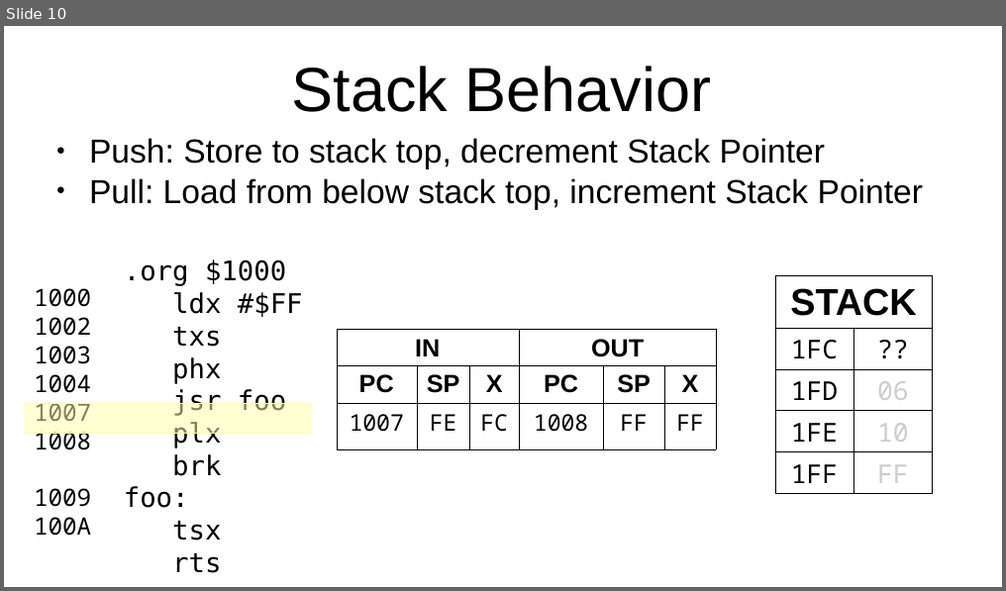
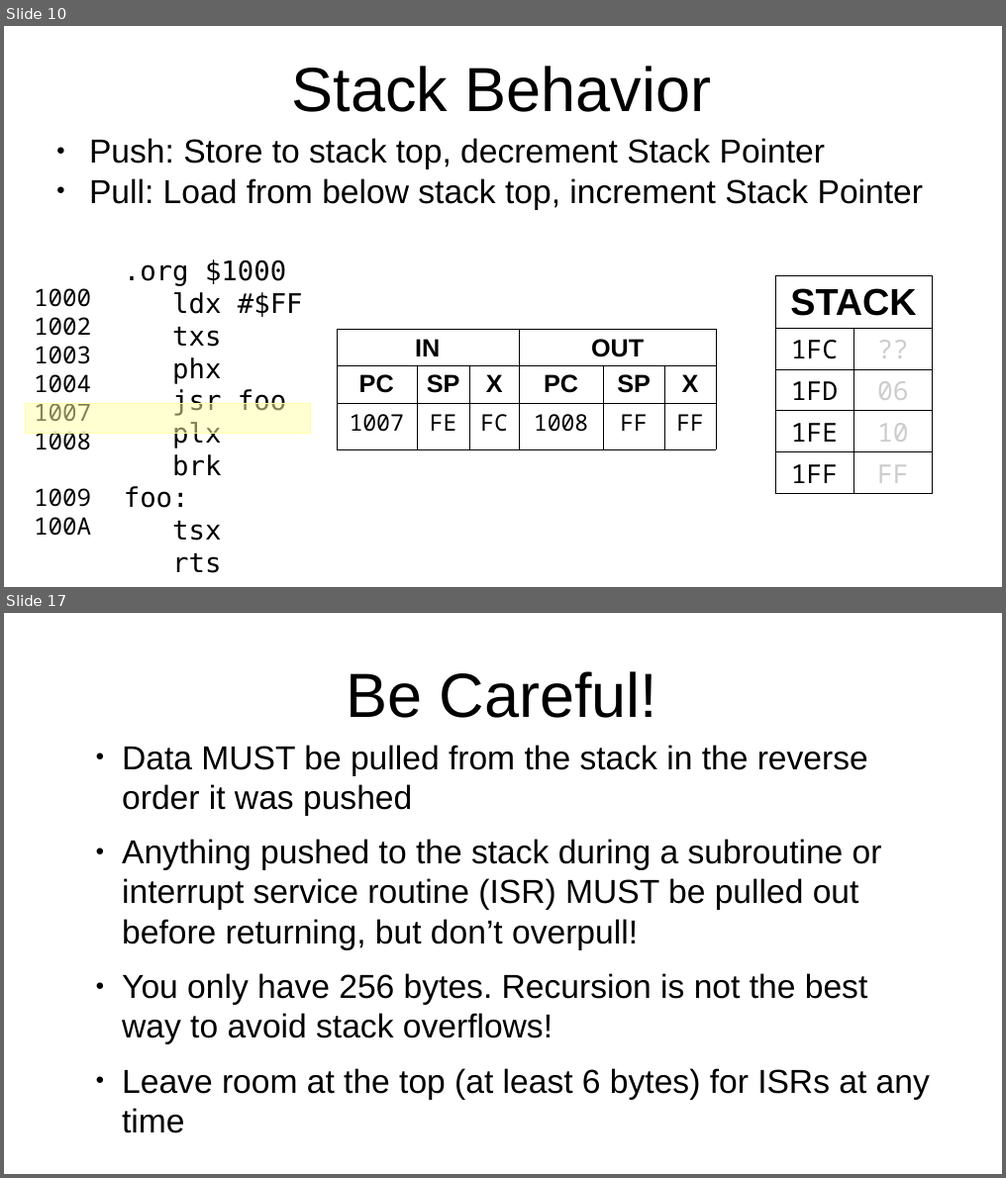
Before and after one commit to SlithyMatt/x16-assembly-tutorial, a slide deck: Lesson5/Lesson5.odp. Shown one above the other, each under a label of ours: slide 10 before the commit, slides 10 and 17 after it; the slides between them are not shown. The pictures are 1006x591 and 1006x1178 pixels, drawn with LibreOffice and Linux fonts; fonts in the diff are those of the drawing. Boxes give left, top, right and bottom in pixels: in the first picture for what was removed or moved away, otherwise in the second. Text is boxed around its words. In the diff, an @@ line names an element or a change of style, - is before the commit and + after.

```diff
--- a/Lesson5/Lesson5.odp
+++ b/Lesson5/Lesson5.odp
@@ slide 17 added at box(4, 613, 1002, 1174), background #FFFFFF @@
@@ title added at box(346, 671, 658, 718), 60 pt, text #000000 @@
+Be Careful!
@@ text added at box(122, 745, 930, 1134), 32 pt, text #000000 @@
+● Data MUST be pulled from the stack in the reverse order it was pushed
+● Anything pushed to the stack during a subroutine or interrupt service routine (ISR) MUST be pulled out before returning, but don’t overpull!
+● You only have 256 bytes. Recursion is not the best way to avoid stack overflows!
+● Leave room at the top (at least 6 bytes) for ISRs at any time
@@ slide 10 changed as well @@
@@ table at box(775, 275, 933, 491) @@
@@ text colour #000000 to #CCCCCC in "??" @@
```
Also in this commit, not shown: 9 other slides changed, 10 other slides added, 15 slides removed, 3 other files.
